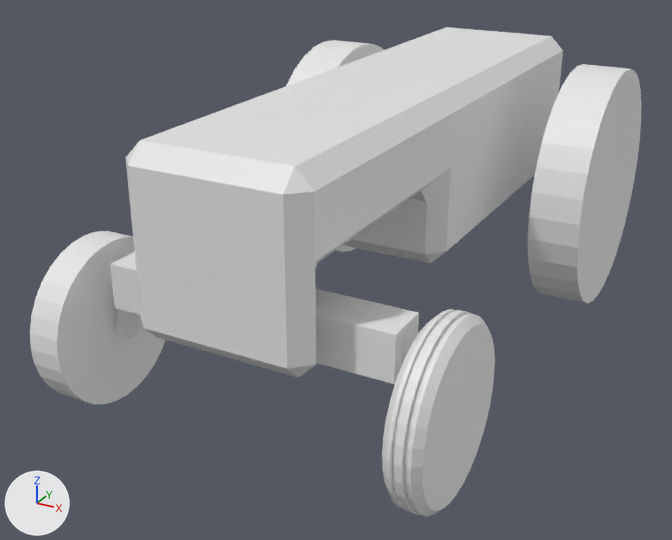
The Blender file gdproject/experimental/tractor.blend: old version first, new version second.
Before and after are seen from a camera (50 mm lens) standing at (1.87, -3.95, 2.22) and looking at (-0.16, -0.25, 0.37). Arrows for +X, +Y and +Z are at lower left; the lights stay in place.

The first picture shows 'Body', 'FrontAxle', 'WheelFL', 'WheelFR', 'WheelRL', 'WheelRR'.
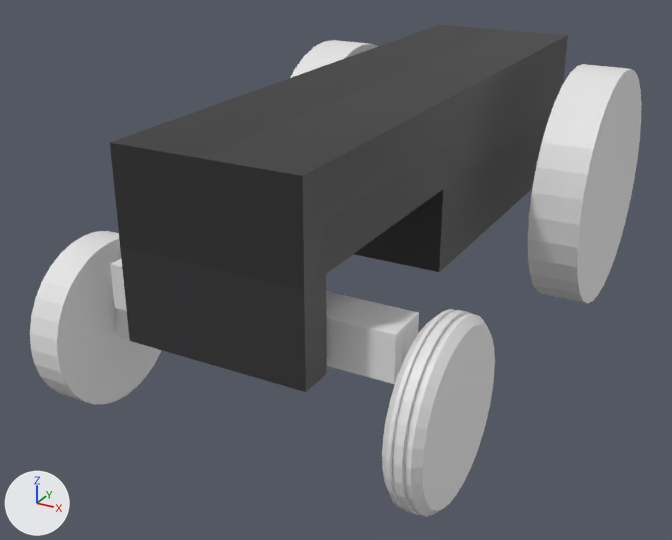
Where the change shows, as pixel boxes (x1, y1, x2, y2) in the pictures (672 x 540 px):
'Body', surface changed, modifiers changed (white to grey)
    before: (126, 27, 563, 378)
    after: (110, 25, 568, 392)

What the commit changed:
Picture 'ckeckerboard_dark.png' (img_ckeckerboard_dark_png) is new.
In material 'Material' (mat_material), base_color is no longer (0.8, 0.8, 0.8), white #e7e7e7.
In material 'Material' (mat_material), texture is now set to img_ckeckerboard_dark_png.
Object 'Body' (ob_body) loses its BEVEL modifier named 'Bevel'.
